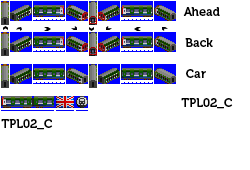
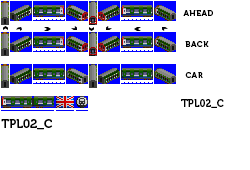
Comparing the layer stacks of the two 250 × 170 images. Changes:
painted on "Ahead" over [183, 7, 220, 16]
painted on "Back" over [185, 38, 213, 47]
painted on "Car" over [185, 69, 206, 78]
renamed "TPL02_C copy" to "TPL02_C", painted on it over [181, 98, 233, 109]